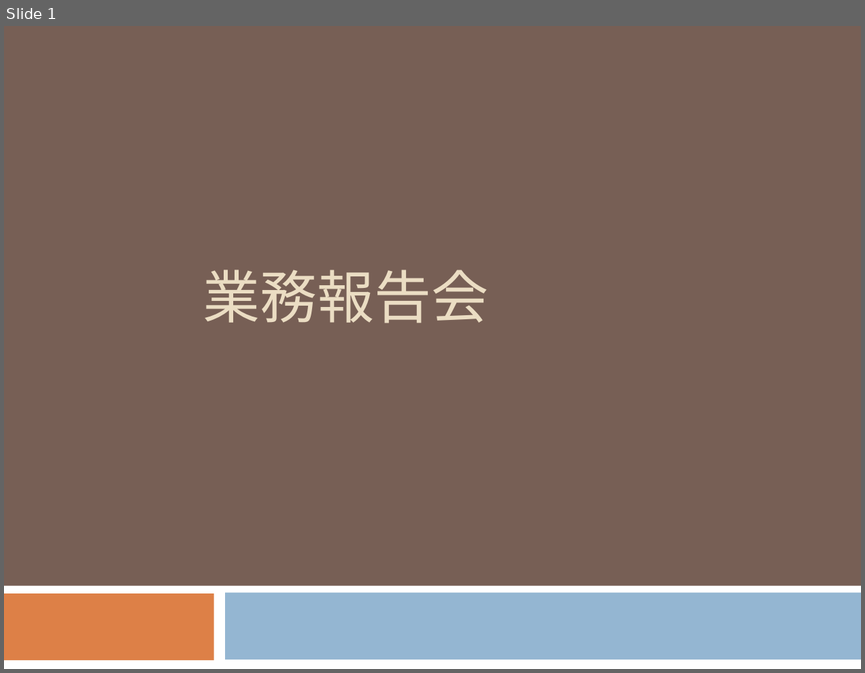
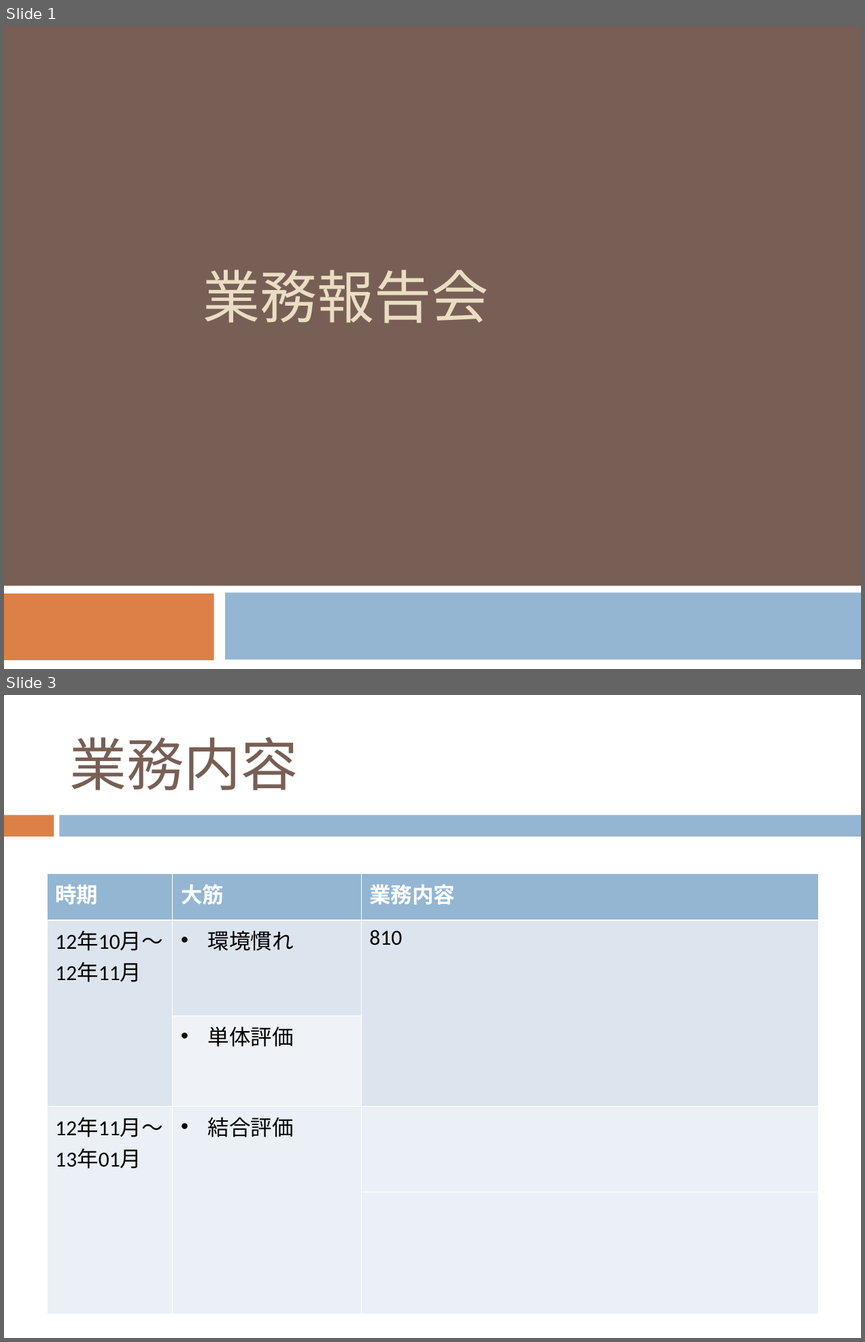
Before and after one commit to uil330/git, a slide deck: 業務報告.ppt. Shown one above the other, each under a label of ours: slide 1 before the commit, slides 1 and 3 after it; the slides between them are not shown. The pictures are 865x673 and 865x1342 pixels, drawn with LibreOffice and Linux fonts; fonts in the diff are those of the drawing. Boxes give left, top, right and bottom in pixels: in the first picture for what was removed or moved away, otherwise in the second. Text is boxed around its words. In the diff, an @@ line names an element or a change of style, - is before the commit and + after.

```diff
--- a/業務報告.ppt
+++ b/業務報告.ppt
@@ slide 3 added at (4,695,861,1338), background #FFFFFF @@
@@ title added at (70,737,298,790), 48 pt, text #775F55 @@
+業務内容
@@ rectangle added at (4,815,54,836), fill #DD8047 @@
@@ rectangle added at (60,815,861,836), fill #94B6D2 @@
@@ table added at (47,873,818,1314), 5 rows, 3 columns @@
+時期 | 大筋 | 業務内容
+12年10月〜12年11月 | 環境慣れ | 810
+ | 単体評価 | 
+12年11月〜13年01月 | 結合評価 | 
+ |  | 
```
Also in this commit, not shown: 3 slides changed, 4 other slides added, 2 slides removed.
